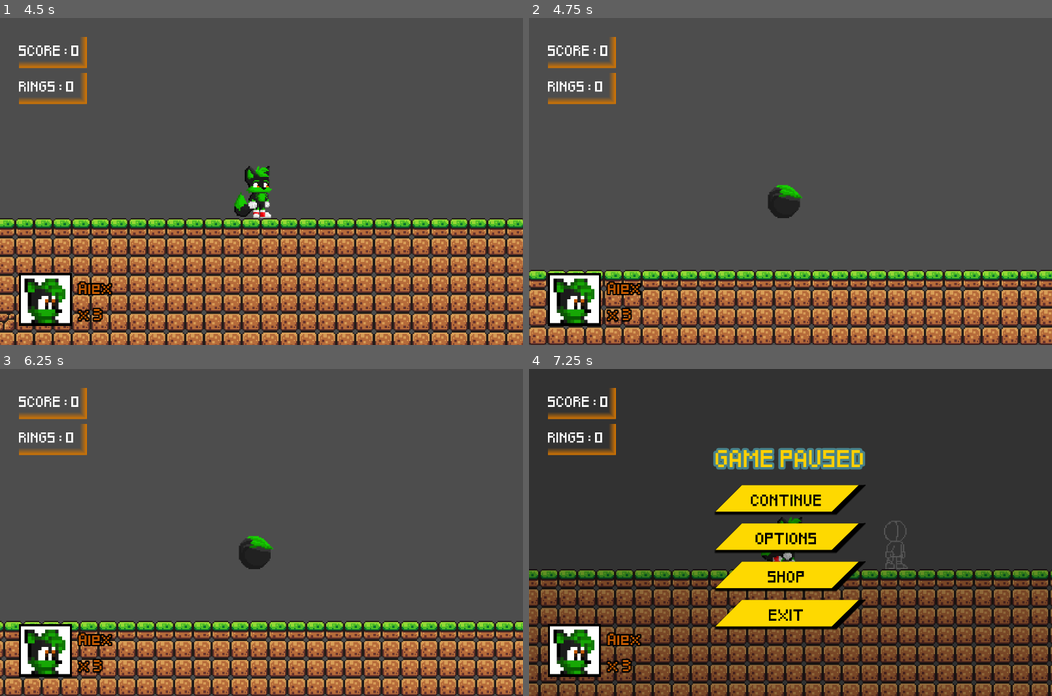
Above: before the commit, frames 1-4 (two rows, left to right).
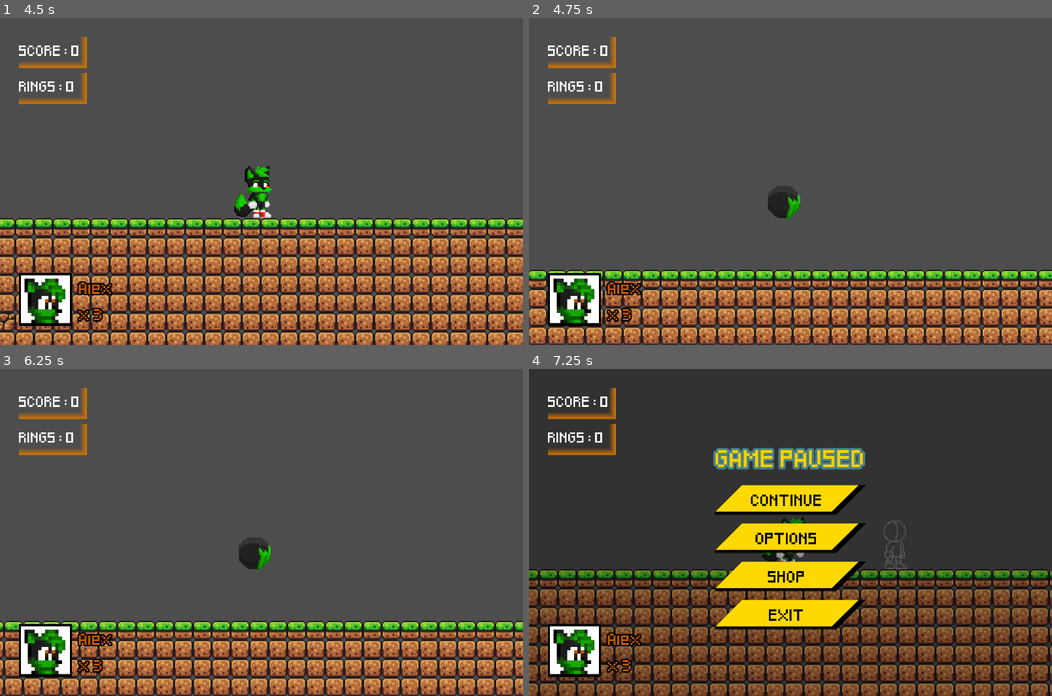
Above: after the commit, the same moments.

Repository: Andres-CorderoCamargo/Sebas-Adventure
Game: Godot game, scene res://scenes/menu_start.tscn
The game is run twice, just before and just after one commit, with the same random seed, the same clock (stepped at 60 frames per second) and the same inputs. Video files are missing from this copy of the repository; at most half a second of black plays in their place.
Inputs (mouse positions are in pixels of both pictures, inside the frame that each line leads up to):
- Up to frame 1 (4.5 s): tap Enter (ui_accept) at 0.5 s; hold Right (ui_right) 0.53-1.25 s; hold E (charge) 0.53-1.25 s; tap Space (jump) at 0.77, 1.07 s; tap Down (crouch) at 0.8, 4.35 s; click "Play game" at 1.25 s; click "NEW GAME" at 2 s; click (292, 174) at 2.77 s; type "Alex" at 2.85 s; click "START !" at 3.5 s; hold Right (ui_right) from 4.28 s (still down)
- Up to frame 2 (4.75 s): keep holding Right (ui_right); tap Space (jump) at 4.52, 4.55 s
- Up to frame 3 (6.25 s): tap Space (jump) at 4.82, 5.1, 6.02 s; release Right (ui_right) at 5.03 s; hold Left (ui_left) 5.03-5.78 s; hold E (charge) 5.03-5.78 s; hold Right (ui_right) from 5.78 s (still down); tap E (charge) at 5.85 s; tap Down (crouch) at 6.05 s
- Up to frame 4 (7.25 s): keep holding Right (ui_right); tap Space (jump) at 6.32, 6.77, 6.8, 7.07 s; tap Down (crouch) at 6.6 s; tap Escape (esc) at 7.15 s

Frame 1 is identical in both runs. In frame 2, 0.2% of the frame differs, in the area x 45-53%, y 51-62%; in frame 3, 0.2%; in frame 4, 4.9%, in the area x 0-100%, y 45-100%.

Commit message:
UPDATE : Player 3.0 + game script

Diff:
--- a/sadventure/scenes/player3.0.tscn
+++ b/sadventure/scenes/player3.0.tscn
@@ -317,7 +317,7 @@
 
 [node name="Sprite" type="AnimatedSprite2D" parent="." unique_id=965741846]
 sprite_frames = SubResource("SpriteFrames_0nbmm")
-animation = &"charging"
+animation = &"crouch"
 autoplay = "idle"
 
 [node name="HitboxNormal" type="CollisionShape2D" parent="." unique_id=1872683168]
--- a/sadventure/scripts/game.gd
+++ b/sadventure/scripts/game.gd
@@ -1,27 +1,4 @@
 extends Node2D
 
-@onready var menu_pausa: CanvasLayer = $MenuPausa
-
 func _ready() -> void:
-	if menu_pausa:
-		menu_pausa.visible = false
-
-func _process(delta: float) -> void:
-	if Input.is_action_just_pressed("esc"):
-		_alternar_pausa()
-
-func _alternar_pausa():
-	var nuevo_estado_pausa = !get_tree().paused
-	get_tree().paused = nuevo_estado_pausa
-
-	# Mostramos u ocultamos el menú visual dependiendo del estado
-	if menu_pausa:
-		menu_pausa.visible = nuevo_estado_pausa
-
-func _on_btn_continuar_pressed() -> void:
-	# Simplemente llamamos a alternar_pausa() para que limpie todo y quite la pausa
-	_alternar_pausa()
-
-func _on_btn_salir_pressed() -> void:
-	get_tree().paused = false
-	get_tree().change_scene_to_file("res://scenes/main_menu.tscn")
+	pass
--- a/sadventure/scripts/player_3.0.gd
+++ b/sadventure/scripts/player_3.0.gd
@@ -33,7 +33,7 @@
 const ACCEL_GROUND = 280.0
 const ACCEL_AIR = 300.0
 
-const MAX_ROLL_SPEED = 600.0
+const MAX_ROLL_SPEED = 800.0
 const MIN_ROLL_SPEED = 80.0
 const ROLL_FRICTION = 0.995
 const MAX_CHARGE_TIME = 3.0
@@ -43,7 +43,7 @@
 const SLOPE_FORCE_RUN = 100.0
 
 const SLOPE_ROLL_DOWN = 600.0
-const SLOPE_ROLL_UP = 250.0
+const SLOPE_ROLL_UP = 150.0
 const MIN_WALL_SPEED = 250.0
 
 const BRAKE_DECEL = 560.0
@@ -54,7 +54,10 @@
 const WALL_DRAG = 150.0
 
 const STOMP_ROLL_SPEED = 700.0
-const STOMP_FLAT_THRESHOLD = 0.98
+
+const FLAT_THRESHOLD = 0.98
+
+const DEBUG := false # Para poder ver errores con la linea magica de _physics_process
 
 # =========================
 # DATOS Y HABILIDADES
@@ -85,10 +88,13 @@
 
 var smooth_normal := Vector2.UP
 
+var pre_land_velocity := Vector2.ZERO
+
+var roll_airborne := false
 
 var abilities := {
 	ABILITIES.DOUBLEJUMP: true,
-	ABILITIES.FAST: false,
+	ABILITIES.FAST: true,
 	ABILITIES.SPINDASH: true,
 	ABILITIES.CLIMB: false,
 	ABILITIES.STOMP: true
@@ -150,11 +156,21 @@
 		State.CHARGING: handle_charging(delta)
 		State.ROLLING:  handle_rolling(delta)
 		State.STOMPING: handle_stomping(delta)
-		State.STOMPING: handle_stomping(delta)
 		State.HURT:     handle_hurting(delta)
 		# No hace falta DEAD porque pos se muere xD
 
 	controlar_timer_inactividad()
+
+	if current_state == State.ROLLING:
+		var normal_suelo := get_floor_normal()
+		var subiendo_rampa := is_on_floor() and roll_speed * normal_suelo.x < 0.0 and normal_suelo.y > -FLAT_THRESHOLD
+		if subiendo_rampa:
+			floor_snap_length = 2.0
+		else:
+			floor_snap_length = clampf(abs(roll_speed) * delta * 1.5, 2.0, 16.0)
+	else:
+		floor_snap_length = 2.0
+
 	move_and_slide()
 
 	if global_position.y > DEATH_Y and current_state != State.DEAD: # C murio ! qwq
@@ -165,19 +181,27 @@
 	update_sprite_orientation(delta)
 	update_animation()
 	alternar_hitbox()
-	# Linea magica debugeadora
-	# print("floor=", is_on_floor(), " wall=", is_on_wall(), " n=", get_floor_normal(), " vel=", velocity.snapped(Vector2(0.1, 0.1)), " state=", current_state)
+	if DEBUG: # La linea magica.
+		print("floor=", is_on_floor(), " wall=", is_on_wall(), " n=", get_floor_normal(), " vel=", velocity.snapped(Vector2(0.1, 0.1)), " state=", current_state)
 # =========================
 # MANEJO DE ESTADOS
 # =========================
 
 func handle_normal(delta: float) -> void:
 	if is_on_floor() and detach_timer <= 0.0:
+		var venia_en_spin := es_salto_spin
 		es_salto_spin = false
 		if has_abilities(ABILITIES.DOUBLEJUMP):
 			can_double_jump = true
 
 		var n := get_floor_normal()
+
+		if venia_en_spin and -n.y < FLAT_THRESHOLD:
+			var tangente_aterrizaje := Vector2(-n.y, n.x)
+			if abs(velocity.dot(tangente_aterrizaje)) >= MIN_ROLL_SPEED:
+				enter_stomp_roll(n)
+				return
+
 		var tangent := Vector2(-n.y, n.x)
 		var ground_speed := velocity.dot(tangent)
 
@@ -206,13 +230,18 @@
 		if Input.is_action_just_pressed("jump"):
 			velocity = tangent * ground_speed + n * (-JUMP_VELOCITY * salto)
 			es_salto_spin = not Input.is_action_pressed("charge")
+			if es_salto_spin:
+				roll_speed = ground_speed
+				roll_airborne = true
+				pre_land_velocity = velocity
+				current_state = State.ROLLING
 			return
 
 		# Agacharse / rodar
 		if Input.is_action_pressed("ui_down"):
 			if abs(ground_speed) > MIN_ROLL_SPEED:
 				roll_speed = ground_speed
-				velocity = Vector2.ZERO
+				velocity = tangent * roll_speed
 				current_state = State.ROLLING
 				return
 			else:
@@ -241,12 +270,12 @@
 
 	else:
 		# En el aire
-		if Input.is_action_just_pressed("jump") and can_double_jump:
+		if Input.is_action_just_pressed("jump") and can_double_jump and detach_timer <= 0.0:
 			velocity.y = JUMP_VELOCITY
 			can_double_jump = false
 			es_salto_spin = true
 
-		if Input.is_action_just_pressed("charge") and has_abilities(ABILITIES.STOMP):
+		if Input.is_action_just_pressed("charge") and has_abilities(ABILITIES.STOMP) and detach_timer <= 0.0:
 			enter_stomp()
 			return
 
@@ -288,42 +317,98 @@
 		enter_roll()
 
 func handle_rolling(delta: float) -> void:
-	if is_on_floor():
-		var n := get_floor_normal()
-		var tangent := Vector2(-n.y, n.x)
-		var plano := clampf(-n.y, 0.0, 1.0)   # 1 = suelo plano, 0 = pared
-
-		# La fricción solo actúa en suelo plano
-		var friccion := lerpf(1.0, ROLL_FRICTION, plano)
-		roll_speed *= pow(friccion, delta * 60.0)
-
-		# Pendiente: subir frena poco, y menos aún en paredes
-		var bajando := roll_speed * tangent.y > 0.0
-		var fuerza := SLOPE_ROLL_DOWN
-		if not bajando:
-			fuerza = SLOPE_ROLL_UP * lerpf(0.4, 1.0, plano)
-			if velocity.x == 0 :
-				exit_roll()
-				return
-		roll_speed += tangent.y * fuerza * delta
-
-		velocity = tangent * roll_speed - n * STICK_FORCE
-
-		if n.y > -0.8:
-			roll_speed = move_toward(roll_speed, 0.0, WALL_DRAG * delta)
-
-		if Input.is_action_just_pressed("jump"):
-			velocity = tangent * roll_speed + n * (-JUMP_VELOCITY * salto)
-			es_salto_spin = true
-			can_double_jump = true
+	# En el aire
+	if not is_on_floor():
+		roll_airborne = true
+		es_salto_spin = true
+
+		# Doble salto
+		if Input.is_action_just_pressed("jump") and can_double_jump:
+			velocity.y = JUMP_VELOCITY
+			can_double_jump = false
+
+		# Stomp
+		if Input.is_action_just_pressed("charge") and has_abilities(ABILITIES.STOMP):
+			enter_stomp()
+			return
+
+		# Control aéreo
+		var speed_modifier := 1.5 if has_abilities(ABILITIES.FAST) else 1.0
+		if dir != 0:
+			velocity.x = move_toward(velocity.x, dir * MAX_SPEED * speed_modifier, ACCEL_AIR * delta)
+
+		# Guardamos la velocidad al final, para que incluya los cambios de arriba
+		pre_land_velocity = velocity
+		return
+
+	# En el aire
+	var n := get_floor_normal()
+	var tangent := Vector2(-n.y, n.x)
+	var plano := clampf(-n.y, 0.0, 1.0)
+
+	# Justo al aterrizar
+	if roll_airborne:
+		roll_speed = pre_land_velocity.dot(tangent)
+		roll_airborne = false
+
+		# Suelo plano
+		if plano >= FLAT_THRESHOLD:
+			velocity = tangent * roll_speed
+			es_salto_spin = false
 			exit_roll()
 			return
-	else:
-		roll_speed *= pow(ROLL_FRICTION, delta * 60.0)
-		velocity.x = roll_speed
-
-	if abs(roll_speed) < MIN_ROLL_SPEED:
+
+		# Pendiente sigue rodando
+		if abs(roll_speed) > 1.0:
+			facing_direction = signf(roll_speed)
+
+	# Chocas con una pared y casi no avanzas: dejas de rodar
+	elif is_on_wall() and absf(velocity.dot(tangent)) < absf(roll_speed) * 0.5:
 		exit_roll()
+		return
+
+	# Fricción
+	var friccion := lerpf(1.0, ROLL_FRICTION, plano)
+	roll_speed *= pow(friccion, delta * 60.0)
+
+	# Gravedad sobre la pendiente
+	var subiendo := roll_speed * tangent.y < 0.0
+	var pendiente := plano < FLAT_THRESHOLD
+	var fuerza := SLOPE_ROLL_UP if subiendo else SLOPE_ROLL_DOWN
+	roll_speed += tangent.y * fuerza * delta
+
+	# Paredes muy inclinadas
+	if n.y > -0.8:
+		roll_speed = move_toward(roll_speed, 0.0, WALL_DRAG * delta)
+
+	roll_speed = clampf(roll_speed, -MAX_ROLL_SPEED * 1.5, MAX_ROLL_SPEED * 1.5)
+
+	# Subes una pendiente sin fuerza
+	if pendiente and subiendo and abs(roll_speed) < MIN_ROLL_SPEED:
+		detach_timer = 0.2
+		velocity = tangent * roll_speed + n * 80.0
+		pre_land_velocity = velocity
+		es_salto_spin = true
+		roll_airborne = true
+		return
+
+	# Sin velocidad en plano
+	if not pendiente and abs(roll_speed) < MIN_ROLL_SPEED:
+		exit_roll()
+		return
+
+	# Salto desde el suelo
+	if Input.is_action_just_pressed("jump"):
+		es_salto_spin = true
+		can_double_jump = has_abilities(ABILITIES.DOUBLEJUMP)
+		velocity = tangent * roll_speed + n * (-JUMP_VELOCITY * salto)
+		pre_land_velocity = velocity
+		roll_airborne = true
+		return
+
+	# Movimiento normal de rodar
+	var pegado_fuerza := 0.0 if (subiendo and pendiente) else STICK_FORCE
+	velocity = tangent * roll_speed - n * pegado_fuerza
 
 func handle_stomping(_delta: float) -> void:
 	velocity.x = 0.0
@@ -338,7 +423,7 @@
 	var n := get_floor_normal()
 	var flatness := clampf(-n.y, 0.0, 1.0)
 
-	if flatness < STOMP_FLAT_THRESHOLD:
+	if flatness < FLAT_THRESHOLD:
 		enter_stomp_roll(n)
 	else:
 		velocity = Vector2.ZERO
@@ -347,11 +432,14 @@
 func enter_stomp_roll(n: Vector2) -> void:
 	var tangent := Vector2(-n.y, n.x)
 
-	roll_speed = signf(tangent.y) * STOMP_ROLL_SPEED
+	roll_speed = clampf(velocity.dot(tangent), -MAX_ROLL_SPEED * 1.5, MAX_ROLL_SPEED * 1.5)
 	velocity = tangent * roll_speed
-	facing_direction = signf(roll_speed)
+	if absf(roll_speed) > 1.0:
+		facing_direction = signf(roll_speed)
 
 	current_state = State.ROLLING
+
+	roll_airborne = false
 
 # =========================
 # TRANSICIONES Y ACCIONES
@@ -377,9 +465,12 @@
 	roll_speed = lerp(MIN_ROLL_SPEED, MAX_ROLL_SPEED, charge_percent) * facing_direction
 	velocity.x = roll_speed
 
+	roll_airborne = false
+
 func exit_roll() -> void:
 	current_state = State.NORMAL
 	roll_speed = 0.0
+	roll_airborne = false
 
 func enter_stomp() -> void:
 	current_state = State.STOMPING
@@ -427,7 +518,8 @@
 	exit_roll()
 
 func esta_invulnerable() -> bool:
-	return current_state == State.ROLLING or current_state == State.STOMPING or current_state == State.CHARGING
+	return current_state == State.ROLLING or current_state == State.STOMPING \
+		or current_state == State.CHARGING or (es_salto_spin and not is_on_floor())
 
 func controlar_timer_inactividad() -> void:
 	if dir == 0 and velocity.length() < 25.0 and is_on_floor() and current_state == State.NORMAL:
@@ -506,8 +598,10 @@
 func update_vulnerability(delta: float) -> void:
 	invuln_timer = max(invuln_timer - delta, 0.0)
 
-	# Vulnérable seulement en NORMAL / BRAKING et hors invincibilité post-coup
+	var saltando_spin := es_salto_spin and not is_on_floor()
+
 	is_vulnerable = (current_state == State.NORMAL or current_state == State.BRAKING) \
+		and not saltando_spin \
 		and invuln_timer <= 0.0
 
 	if invuln_timer > 0.0:
@@ -622,7 +716,7 @@
 	animated_sprite.rotation = lerp_angle(animated_sprite.rotation, target_rotation, 12.0 * delta)
 	hitbox_normal.rotation = animated_sprite.rotation
 
-	if current_state == State.BRAKING or current_state == State.HURT:
+	if current_state == State.BRAKING or current_state == State.HURT or current_state == State.ROLLING:
 		pass
 	elif dir > 0:
 		facing_direction = 1.0
